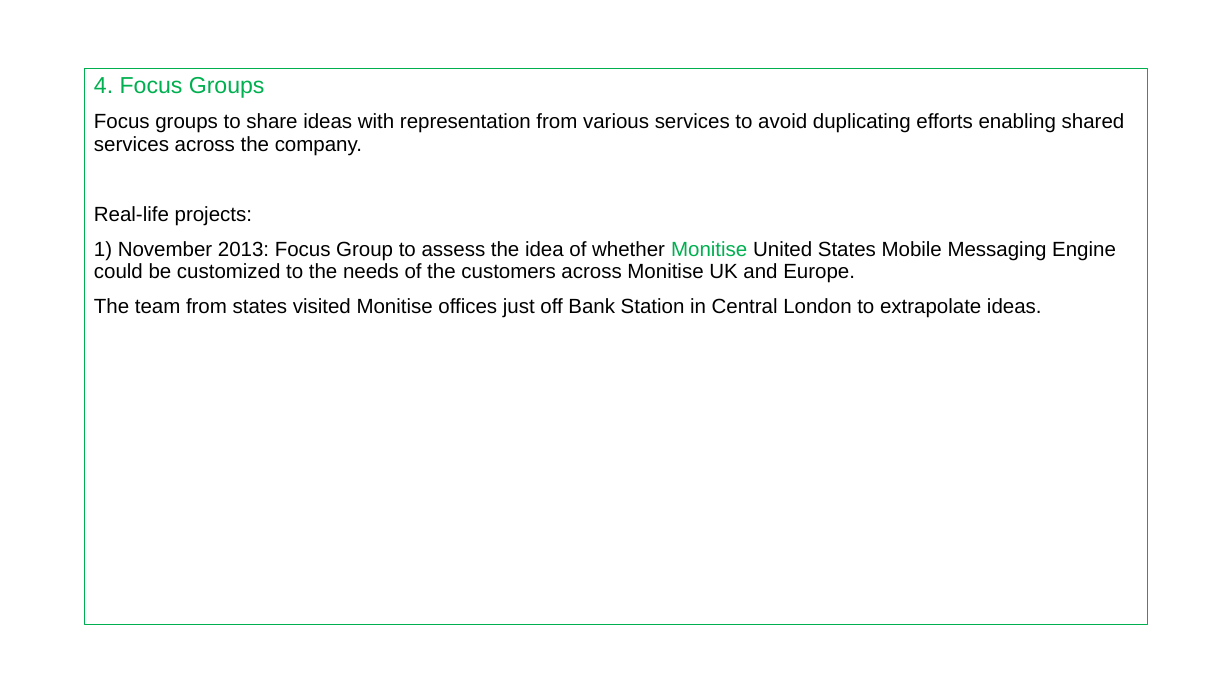
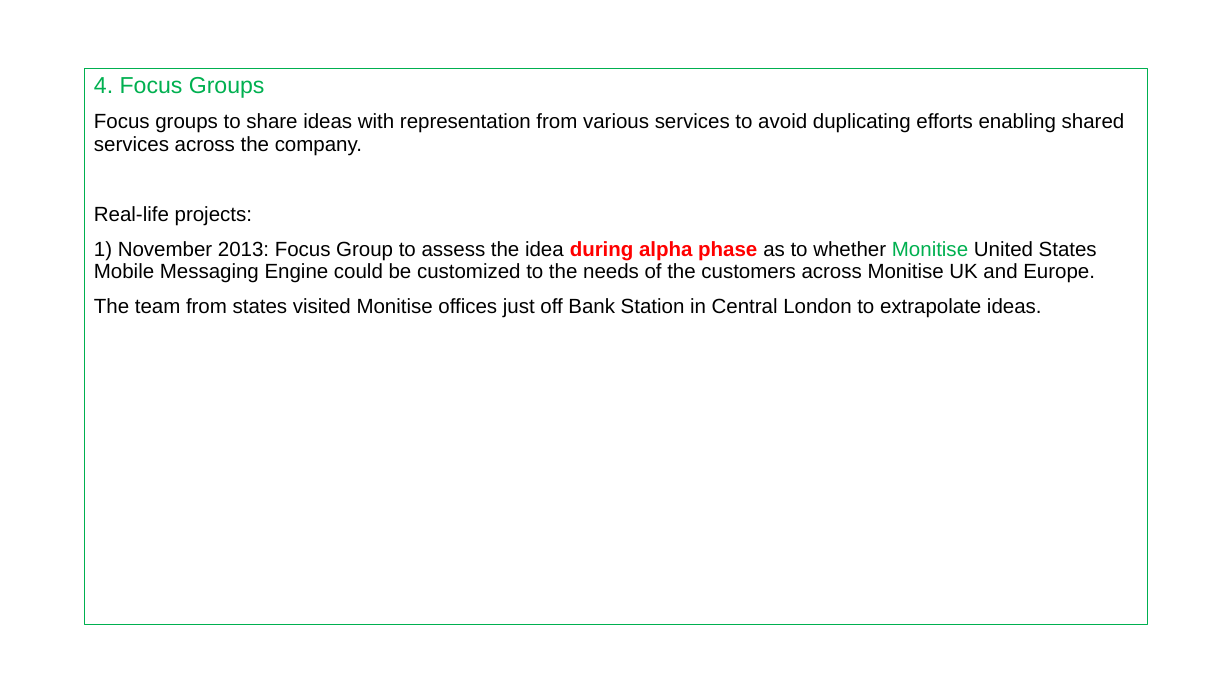
Before and after one commit to RaghavanKasthuri/User-Experience-UX-, a slide deck: slide 5 of Research Methods/User Research Methods.pptx. Drawn at 1232x693 pixels with LibreOffice and Linux fonts; fonts in the diff are those of the drawing. Boxes give left, top, right and bottom in pixels: in the first picture for what was removed or moved away, otherwise in the second. Text is boxed around its words. In the diff, an @@ line names an element or a change of style, - is before the commit and + after.

```diff
--- a/Research Methods/User Research Methods.pptx
+++ b/Research Methods/User Research Methods.pptx
@@ text at bbox=[94, 241, 1097, 283]: text changed @@
-1) November 2013: Focus Group to assess the idea of whether Monitise United States Mobile Messaging Engine could be customized to the needs of the customers across Monitise UK and Europe.
+1) November 2013: Focus Group to assess the idea during alpha phase as to whether Monitise United States Mobile Messaging Engine could be customized to the needs of the customers across Monitise UK and Europe.
```
Also in this commit, not shown: 4 other slides changed, 1 slide added.
